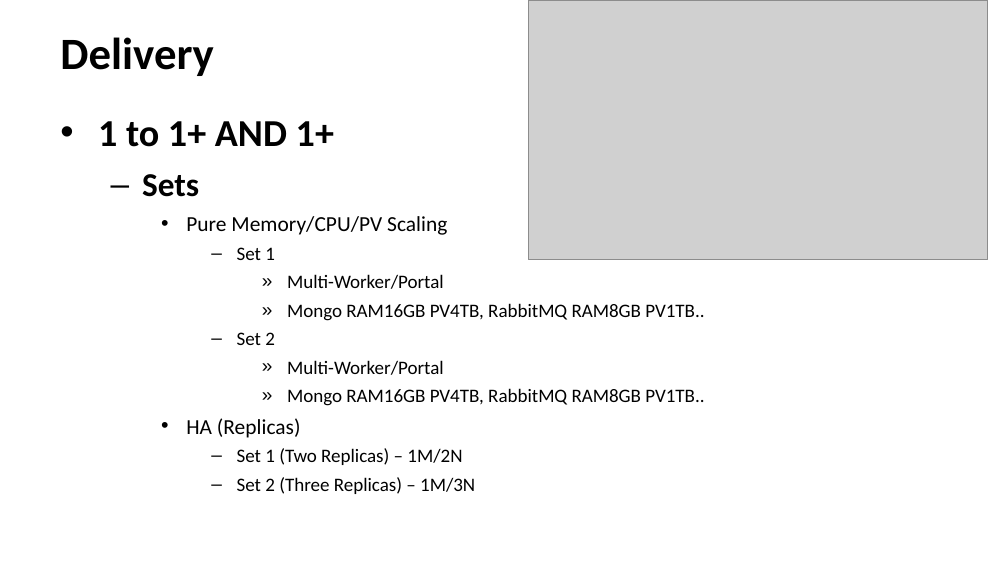
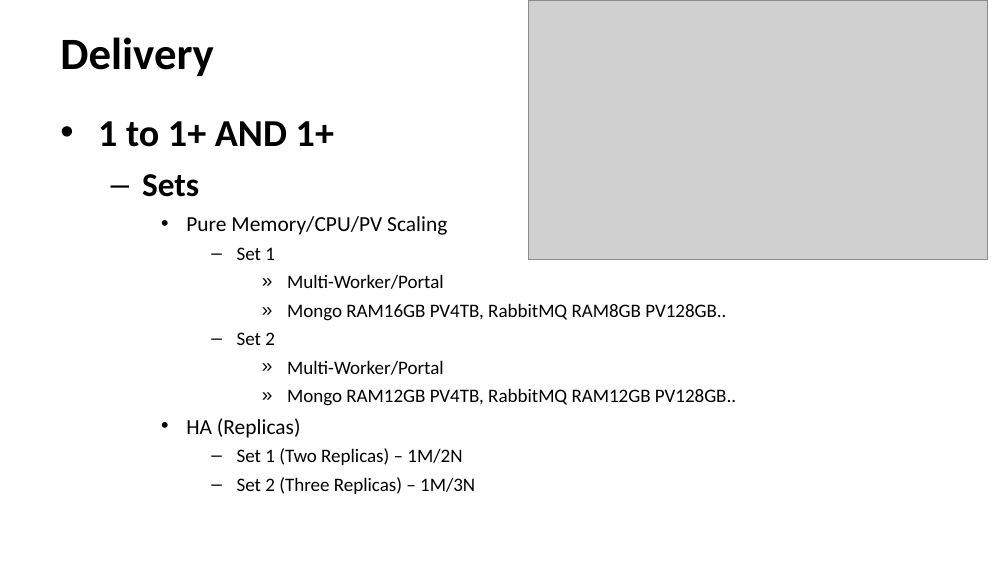
Before and after one commit to TsubasaEX/Tracks, a slide deck: slide 8 of ppt/Plan_For_DSS.ppt. Drawn at 1008x567 pixels with LibreOffice and Linux fonts; fonts in the diff are those of the drawing; grey boxes stand for pictures; background and template pictures are left out. Boxes give left, top, right and bottom in pixels: in the first picture for what was removed or moved away, otherwise in the second. Text is boxed around its words. In the diff, an @@ line names an element or a change of style, - is before the commit and + after.

Commit message:
up

```diff
--- a/ppt/Plan_For_DSS.ppt
+++ b/ppt/Plan_For_DSS.ppt
@@ text at [287, 303, 726, 321]: text changed @@
-        » Mongo RAM16GB PV4TB, RabbitMQ RAM8GB PV1TB..
+        » Mongo RAM16GB PV4TB, RabbitMQ RAM8GB PV128GB..
@@ text at [287, 388, 736, 406]: text changed @@
-        » Mongo RAM16GB PV4TB, RabbitMQ RAM8GB PV1TB..
+        » Mongo RAM12GB PV4TB, RabbitMQ RAM12GB PV128GB..
```
Also in this commit, not shown: 2 other slides changed.
